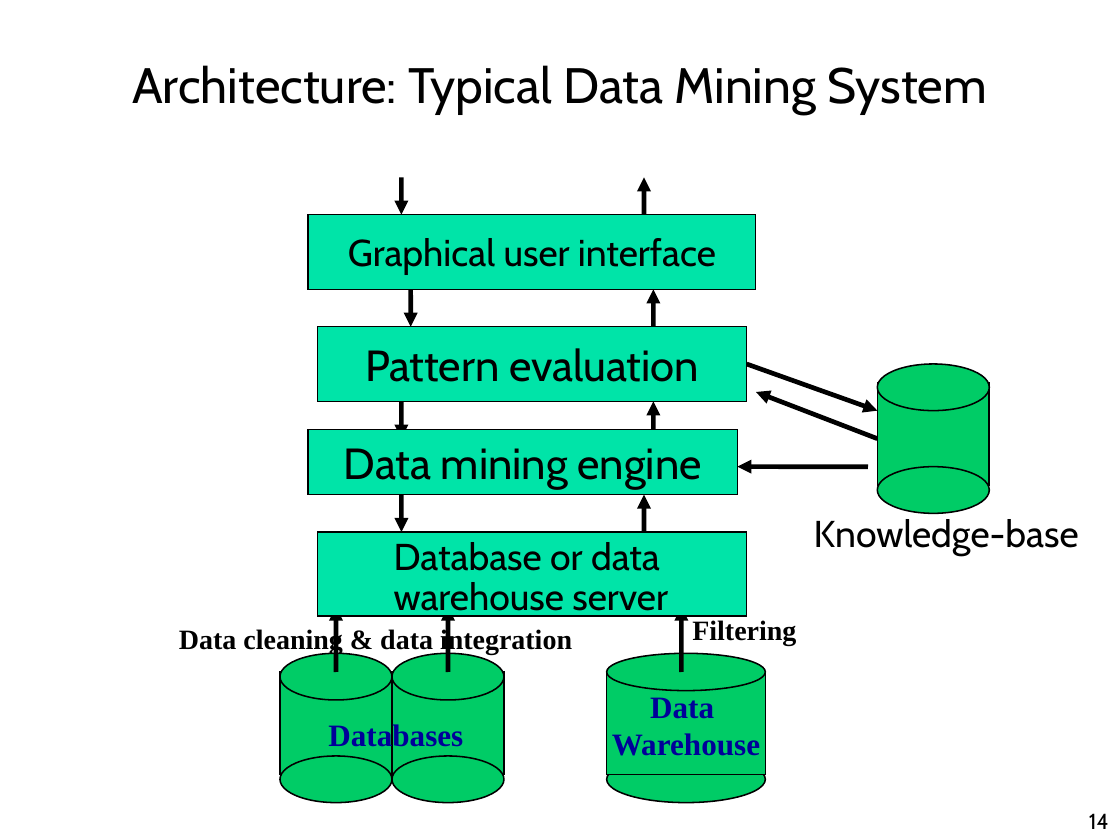
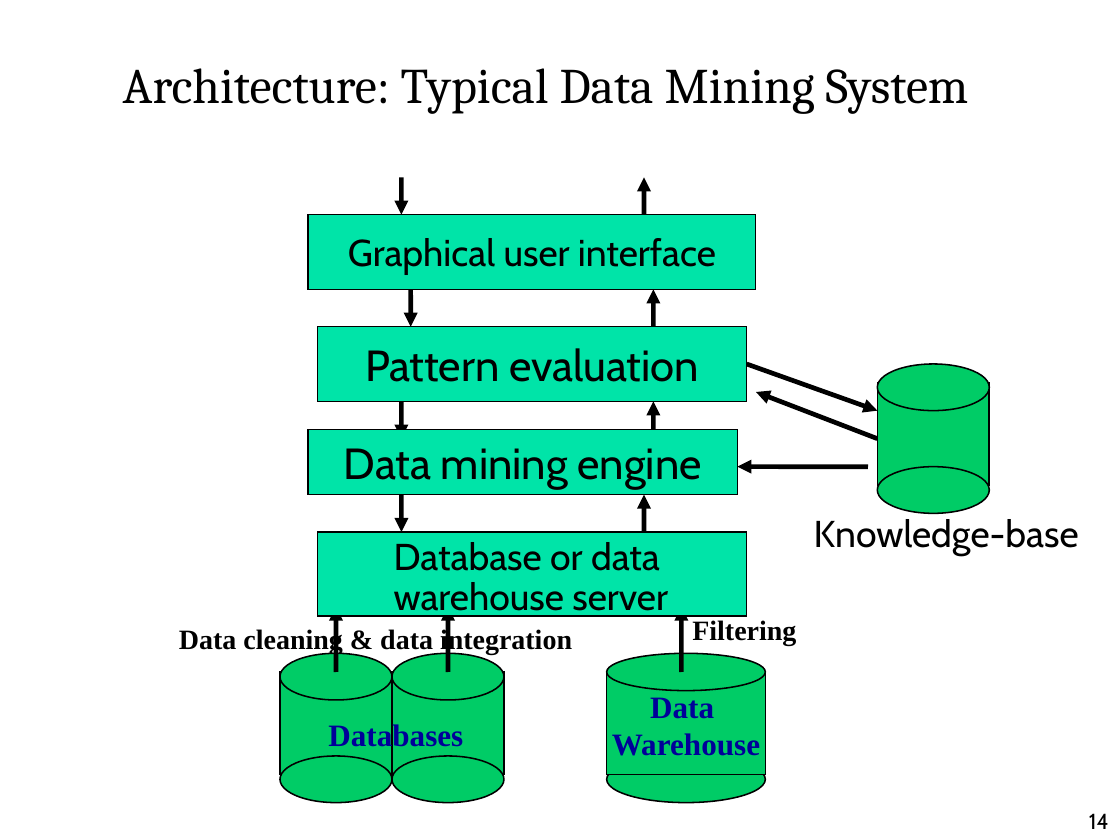
Before and after one commit to alaagamal98/web-based-his, a slide deck: slide 14 of Presentation/Data Mining.ppt. Drawn at 1120x840 pixels with LibreOffice and Linux fonts; fonts in the diff are those of the drawing; background and template pictures are left out. Boxes give left, top, right and bottom in pixels: in the first picture for what was removed or moved away, otherwise in the second. Text is boxed around its words. In the diff, an @@ line names an element or a change of style, - is before the commit and + after.

```diff
--- a/Presentation/Data Mining.ppt
+++ b/Presentation/Data Mining.ppt
@@ title "Architecture: Typical Data Mining System": place and size @@
-title "Architecture: Typical Data Mining System" at <box>132,65,987,114</box>
+title "Architecture: Typical Data Mining System" at <box>123,68,969,114</box>
@@ title "Architecture: Typical Data Mining System" at <box>123,68,969,114</box>: font Cabin to Cambria @@
```
Also in this commit, not shown: 12 other slides changed, 1 slide added, 1 slide removed, 4 other files.
